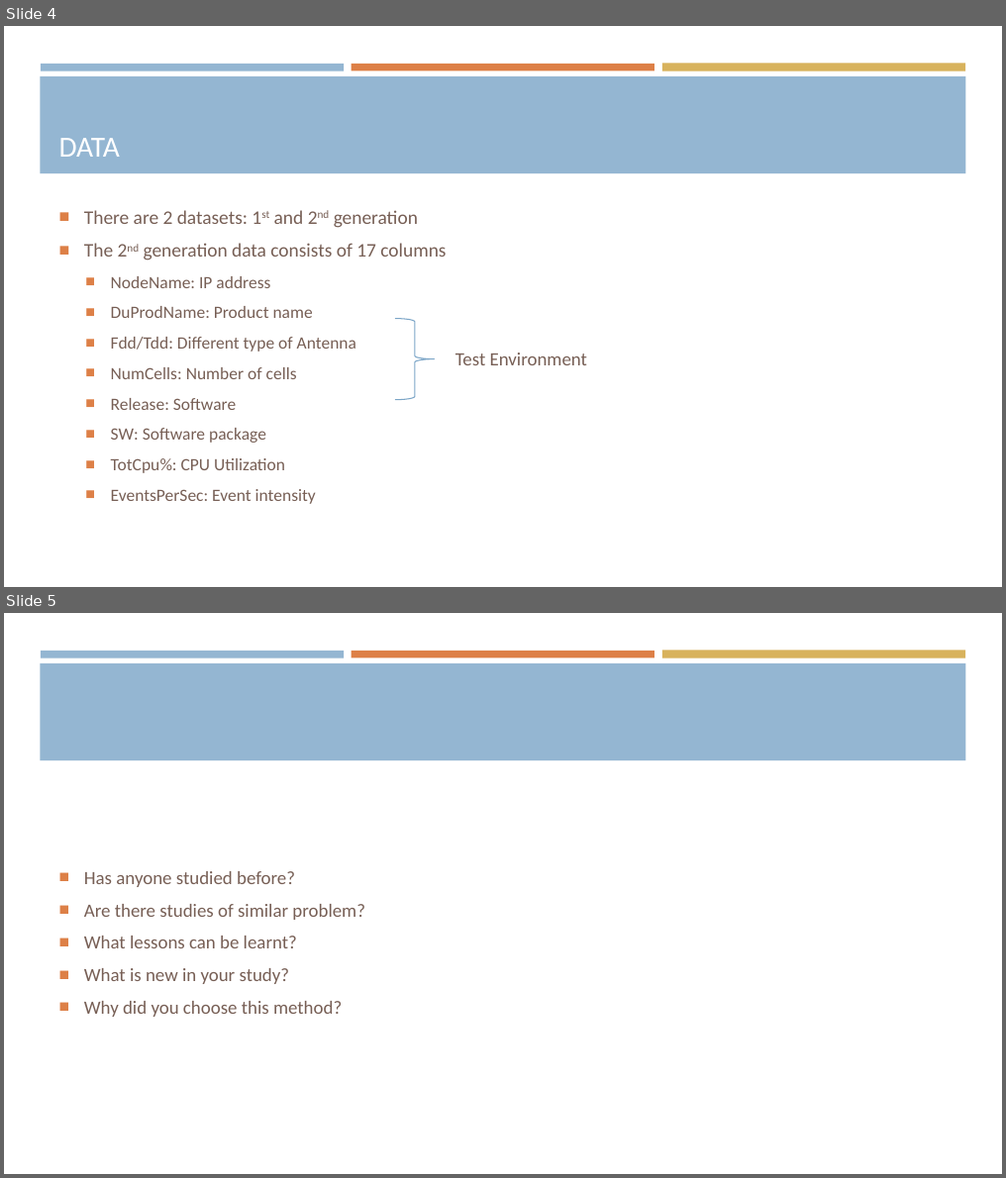
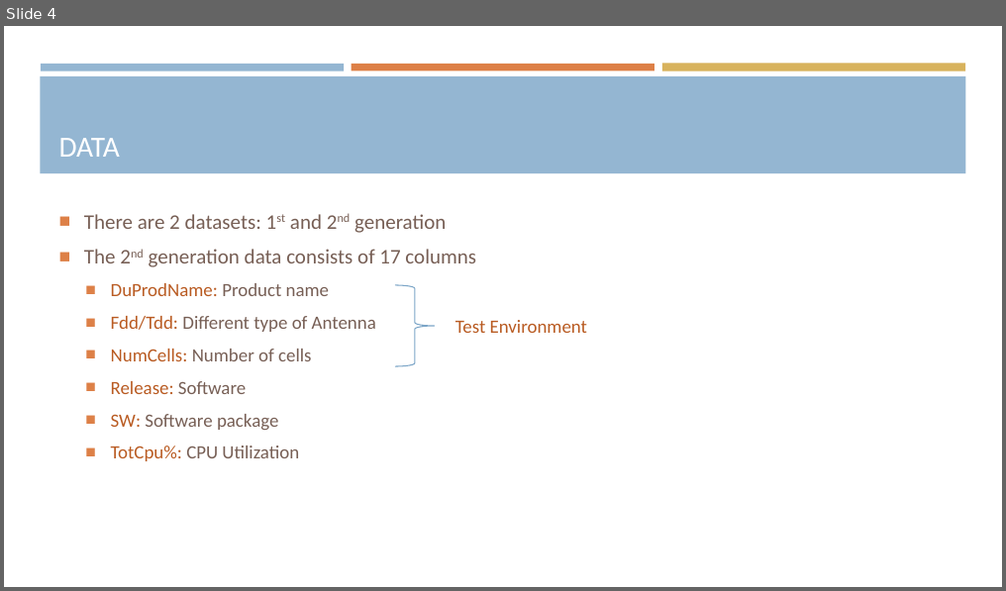
Before and after one commit to araea382/MT, a slide deck: Presentation/1-Proposal seminar.pptx. Shown one above the other, each under a label of ours: slides 4 and 5 before the commit, slide 4 after it. The pictures are 1006x1178 and 1006x591 pixels, drawn with LibreOffice and Linux fonts; fonts in the diff are those of the drawing. Boxes give left, top, right and bottom in pixels: in the first picture for what was removed or moved away, otherwise in the second. Text is boxed around its words. In the diff, an @@ line names an element or a change of style, - is before the commit and + after.

```diff
--- a/Presentation/1-Proposal seminar.pptx
+++ b/Presentation/1-Proposal seminar.pptx
@@ slide 5 removed at box(4, 613, 1002, 1174), background #FFFFFF; not listed: 4 template elements that a slide beside it also shows @@
@@ text removed at box(84, 871, 365, 1017) @@
-■ Has anyone studied before?
-■ Are there studies of similar problem?
-■ What lessons can be learnt?
-■ What is new in your study?
-■ Why did you choose this method?
@@ slide 4 changed as well @@
@@ text "There are 2 datasets: 1st ..." at box(84, 214, 476, 462): size 18.5 to 20 pt in "There are 2 datasets: 1st and 2nd ...", "The 2nd generation data consists of 17 ..."; size 16.6 to 18 pt in "DuProdName: Product name", "Fdd/Tdd: Different type of Antenna", "NumCells: Number of cells", "Release: Software" and 2 more places; text colour #775F55 to #B95B22 in "DuProdName:", "Fdd/Tdd:", "NumCells:", "Release:" and 2 more places; vertical alignment middle to top @@
@@ text at box(111, 276, 270, 288): paragraph removed @@
-  ■ NodeName: IP address
@@ right brace: place and size @@
-right brace at box(395, 319, 435, 400)
+right brace at box(395, 285, 435, 368)
@@ text "Test Environment": place and size @@
-text "Test Environment" at box(455, 353, 587, 366)
+text "Test Environment" at box(455, 320, 587, 333)
@@ text "Test Environment" at box(455, 320, 587, 333): text colour #775F55 to #B95B22 @@
@@ text at box(111, 489, 316, 504): paragraph removed @@
-  ■ EventsPerSec: Event intensity
```
Also in this commit, not shown: 7 other slides changed, 1 slide added, 1 other slide removed, 7 other files.
